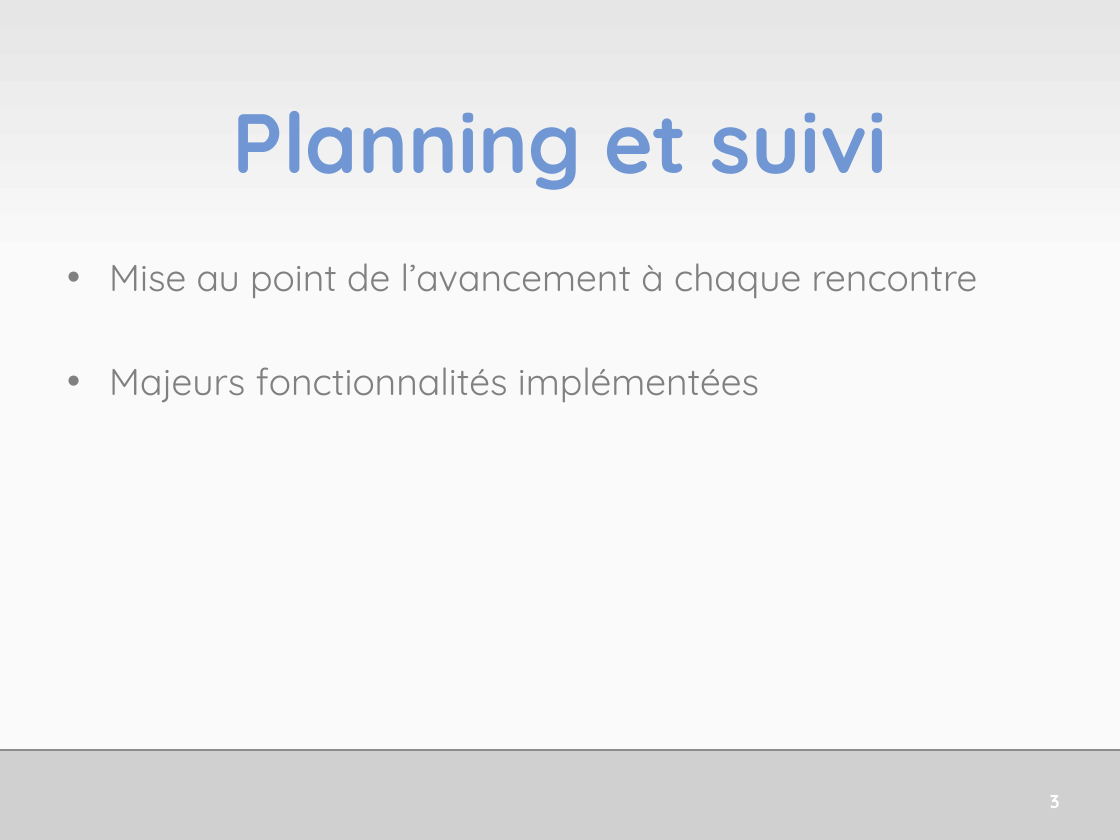
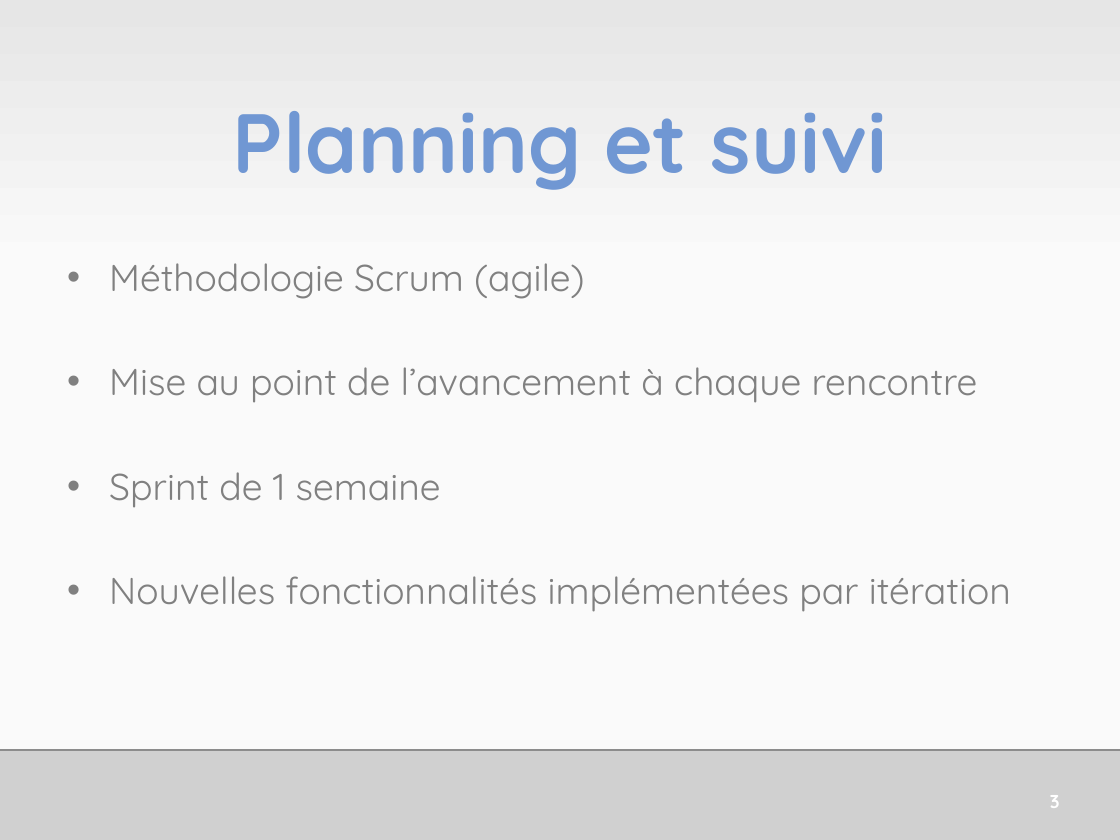
Before and after one commit to HE-ArcSurvivors/james-gouin-v1, a slide deck: slide 4 of Administration/JamesGouinSePresente.pptx. Drawn at 1120x840 pixels with LibreOffice and Linux fonts; fonts in the diff are those of the drawing; grey boxes stand for pictures. Boxes give left, top, right and bottom in pixels: in the first picture for what was removed or moved away, otherwise in the second. Text is boxed around its words. In the diff, an @@ line names an element or a change of style, - is before the commit and + after.

```diff
--- a/Administration/JamesGouinSePresente.pptx
+++ b/Administration/JamesGouinSePresente.pptx
@@ text at box(109, 263, 585, 299): paragraph added @@
+• Méthodologie Scrum (agile)
@@ text at box(109, 472, 1011, 612): text changed @@
-• Majeurs fonctionnalités implémentées
+• Sprint de 1 semaine
+• Nouvelles fonctionnalités implémentées par itération
```
Also in this commit, not shown: 2 other slides changed.
